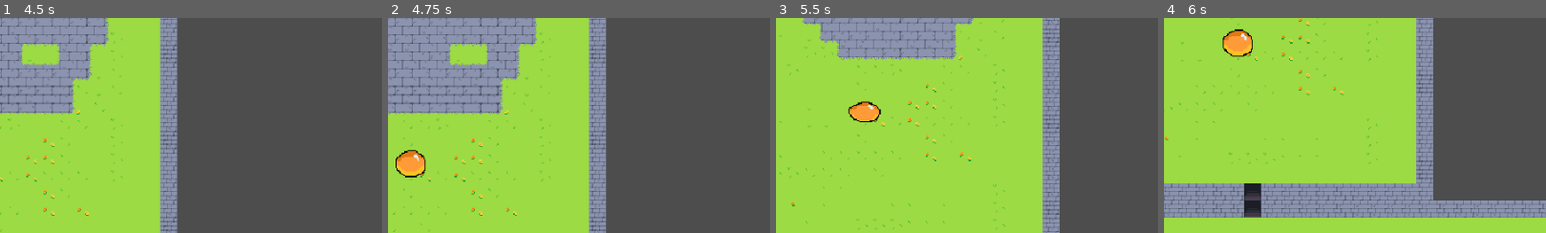
Above: before the commit, frames 1-4 (left to right).
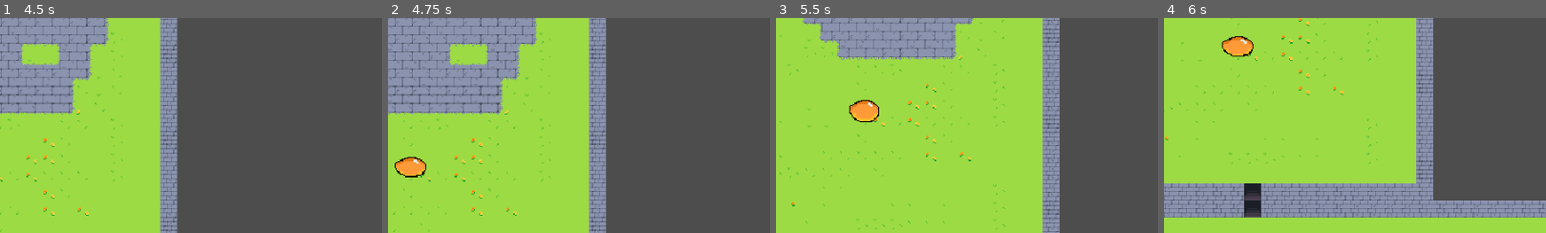
Above: after the commit, the same moments.

Repository: JohnHuber99/Black-Tower
Game: Godot game, scene res://Scenes/main.tscn
The game is run twice, just before and just after one commit, with the same random seed, the same clock (stepped at 60 frames per second) and the same inputs.
Inputs (mouse positions are % of the whole screen's width and height, from its top left):
- Up to frame 1 (4.5 s): move the mouse to (72, 45) at 0.52 s; hold D (right) 0.53-1.28 s; click (72, 45) at 0.6 s; move the mouse to (30, 55) at 1.27 s; hold S (down) 1.28-2.03 s; click (30, 55) at 1.35 s; move the mouse to (60, 28) at 2.02 s; hold D (right) 2.03-2.78 s; hold K (down_camera) 2.03-2.78 s; click (60, 28) at 2.3 s; move the mouse to (45, 70) at 2.77 s; hold W (up) 2.78-3.53 s; tap J (left_camera) at 2.85 s; click (45, 70) at 3.05 s; move the mouse to (80, 65) at 3.52 s; hold L (right_camera) 3.53-4.28 s; hold A (left) from 3.53 s (still down); click (80, 65) at 3.8 s; move the mouse to (20, 35) at 4.27 s; tap Mouse wheel down (scroll_down) at 4.35 s
- Up to frame 2 (4.75 s): keep holding A (left); click (20, 35) at 4.55 s
- Up to frame 3 (5.5 s): move the mouse to (55, 50) at 5.02 s; release A (left) at 5.03 s; hold S (down) from 5.03 s (still down); tap Mouse wheel up (scroll_up) at 5.1 s; click (55, 50) at 5.3 s
- Up to frame 4 (6 s): move the mouse to (35, 25) at 5.77 s; release S (down) at 5.78 s; hold D (right) from 5.78 s (still down); tap E (spell) at 5.85 s
The pictures show only the part of the screen within x 0-50%, y 10-60%; the shares and areas given below are measured in that part.

Frame 1 is identical in both runs. In frame 2, 0.6% of the frame differs, in the area x 1-10%, y 61-75%; in frame 3, 0.3%; in frame 4, 0.6%, in the area x 15-24%, y 4-19%.

Commit message:
Finished slime dash attack

Diff:
--- a/Scenes/enemy.tscn
+++ b/Scenes/enemy.tscn
@@ -303,7 +303,7 @@
 z_index = 4
 script = ExtResource("1_g816c")
 
-[node name="CollisionShape2D" type="CollisionShape2D" parent="."]
+[node name="SlimeHitBox" type="CollisionShape2D" parent="."]
 shape = SubResource("CircleShape2D_0830c")
 
 [node name="AnimatedSprite2D" type="AnimatedSprite2D" parent="."]
--- a/Scripts/enemy.gd
+++ b/Scripts/enemy.gd
@@ -3,13 +3,18 @@
 class_name Enemy
 
 @export var speed = 90
+@export var dash_speed = 5
 @export var attack_proximity = 75
 @export var damage = 20
 @export var knockback = 400
-@export var wait_time: float = 0.5  # Time (in seconds) to wait after collision
+@export var wait_time: float = 1  # Time (in seconds) to wait after collision
 var is_waiting: bool = false  # Flag to track if waiting
+var is_dashing: bool = false
+var is_damaged: bool = false
 var enemyActivation = false
 var enemy_area : Node
+var collision : Object
+var last_direction
 
 @onready var sprite = $AnimatedSprite2D
 @onready var health = $"Health Component"
@@ -21,27 +26,43 @@
 	enemy_area.connect("enemy_deactivated", _on_enemy_deactivated)
 
 func _physics_process(delta: float) -> void:
-	if is_waiting or !enemyActivation or health.is_defeated:
+	if health.is_defeated or is_damaged:
+		return
+	if is_waiting or !enemyActivation:
+		sprite.play("default")
 		return  # Stop movement if in waiting state
+
+	if sprite.animation == "default" and !is_dashing:
+		slime_movement(delta)
+	elif sprite.animation == "attack":
+		slime_dash()
 
 	if get_node_or_null("/root/Main/player"):  # Check if player node exists
 		player = get_node("/root/Main/player")
 
-	# Calculate direction towards the player
-	var direction = (player.global_position - global_position).normalized()
-
-	# Set motion vector
-	var motion = direction * speed * delta
-
-	# Stops moving during damage taken animation
-	# Move and detect collisions
-	var collision = move_and_collide(motion)
-
 	# Handle collision with the player
-	if collision:
+	if collision and sprite.animation == "attack":
 		var collider = collision.get_collider()
 		if collider == player:
 			handle_player_collision()
+
+func slime_movement(delta) -> void:
+		# Calculate direction towards the player
+	last_direction = (player.global_position - global_position).normalized()
+
+	# Set motion vector
+	var motion = last_direction * speed * delta
+
+	# Move and detect collisions
+	collision = move_and_collide(motion)
+
+func slime_dash() -> void:
+	# Set motion vector
+	var motion = last_direction * dash_speed
+
+	# Move and detect collisions
+	collision =  move_and_collide(motion)
+
 
 func handle_player_collision():
 	if player.iframe_timer > 0:
@@ -60,7 +81,7 @@
 
 func _process(delta):
 	# Stops moving during damage taken animation
-	if is_waiting or health.is_defeated:
+	if is_waiting or health.is_defeated or is_damaged:
 		return
 
 	# This should be whatever the player instance is
@@ -74,21 +95,22 @@
 	sprite.flip_h = x_distance > 0
 
 	# Attack if close enough to player
-	var distance_to_player = sqrt(x_distance*x_distance + y_distance*y_distance)
-	if (distance_to_player <= attack_proximity):
+	if (global_position.distance_to(player.global_position) < attack_proximity and sprite.animation == "default"):
+		await pause_slime()
+		is_dashing = true
 		sprite.play("attack")
 		await sprite.animation_finished
-		sprite.play("default")
-		pause_slime()
+		is_dashing = false
+		await pause_slime()
 	else:
-		sprite.play("default")
-
+		if sprite.animation != "attack":
+			sprite.play("default")
 
 func _on_health_component_health_change(character_newHealth: Variant) -> void:
-	is_waiting = true
+	is_damaged = true
 	sprite.play("hurt")
 	await sprite.animation_finished
-	is_waiting = false
+	is_damaged = false
 
 func _on_health_component_destroyed() -> void:
 	await sprite.animation_finished
